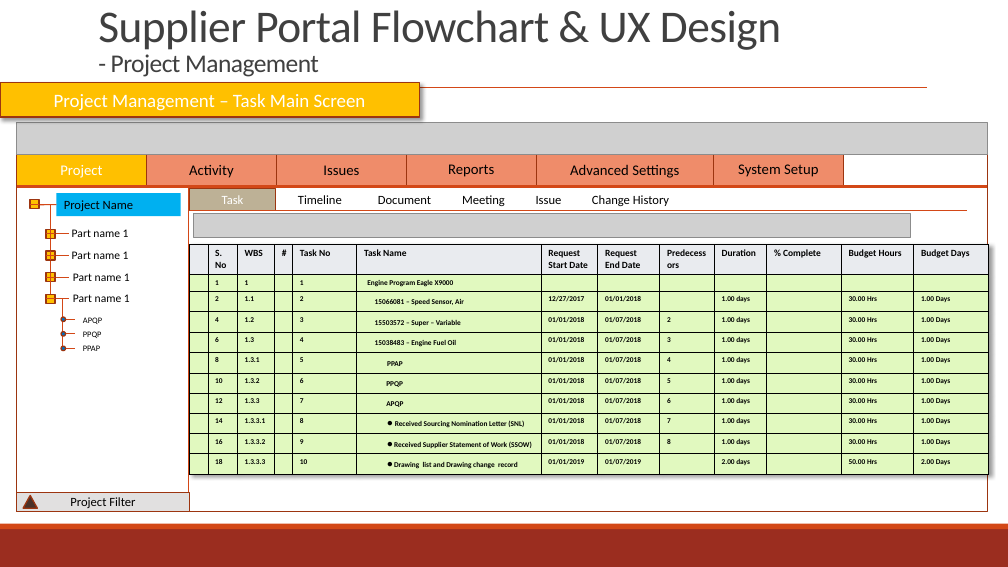
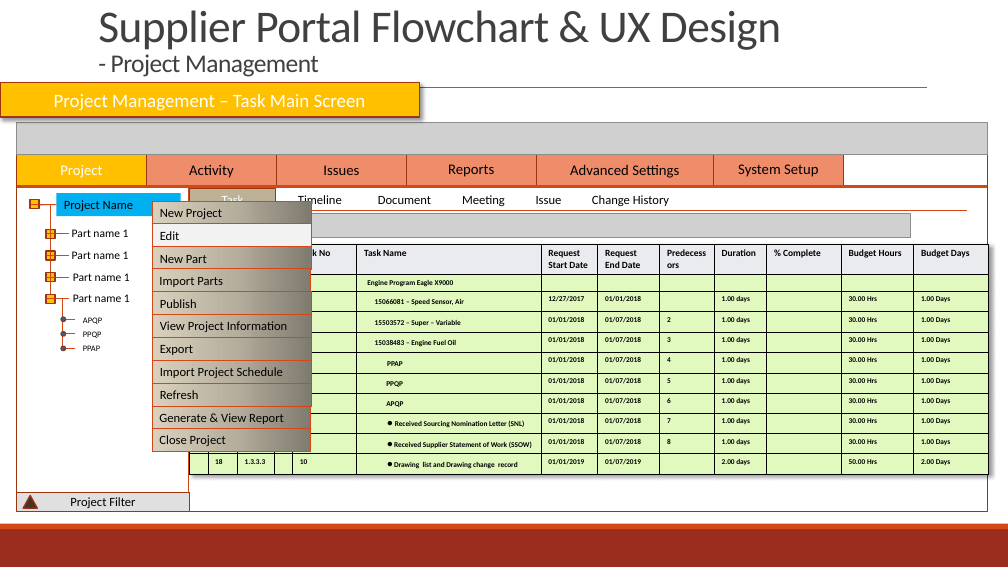
Before and after one commit to zyw9963/YFVE-supplier-portal, a slide deck: slide 86 of projects/YanFeng/02 System Design/User Stories/Flowcharts/Supplier FlowCharts & UX.pptx (slide 74 before the commit). Drawn at 1008x567 pixels with LibreOffice and Linux fonts; fonts in the diff are those of the drawing; grey boxes stand for pictures. Boxes give left, top, right and bottom in pixels: in the first picture for what was removed or moved away, otherwise in the second. Text is boxed around its words. In the diff, an @@ line names an element or a change of style, - is before the commit and + after.

```diff
--- a/projects/YanFeng/02 System Design/User Stories/Flowcharts/Supplier FlowCharts & UX.pptx
+++ b/projects/YanFeng/02 System Design/User Stories/Flowcharts/Supplier FlowCharts & UX.pptx
@@ group added at [152, 202, 312, 451]: 11 rectangles @@
+New Project
+Edit
+New Part
+Publish
+View Project Information
+Export
+Import Project Schedule
+Refresh
+Close Project
+Generate & View Report
+Import Parts
```
Also in this commit, not shown: 12 other slides changed, 8 slides added, 3 slides removed, 1 other file.
